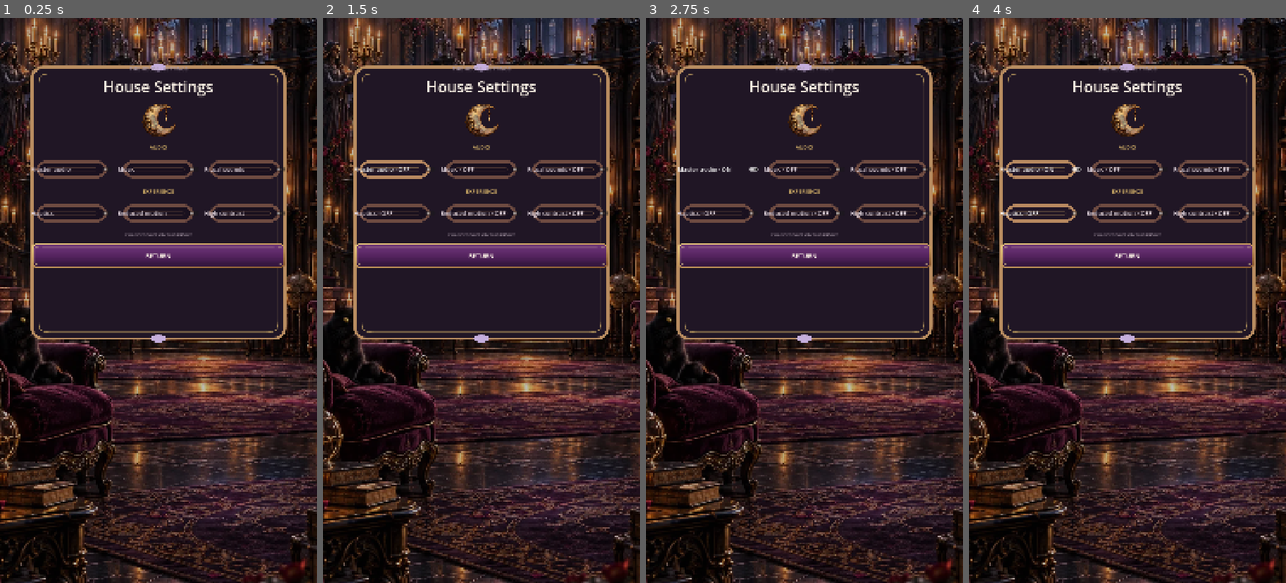
Above: before the commit, frames 1-4 (left to right).
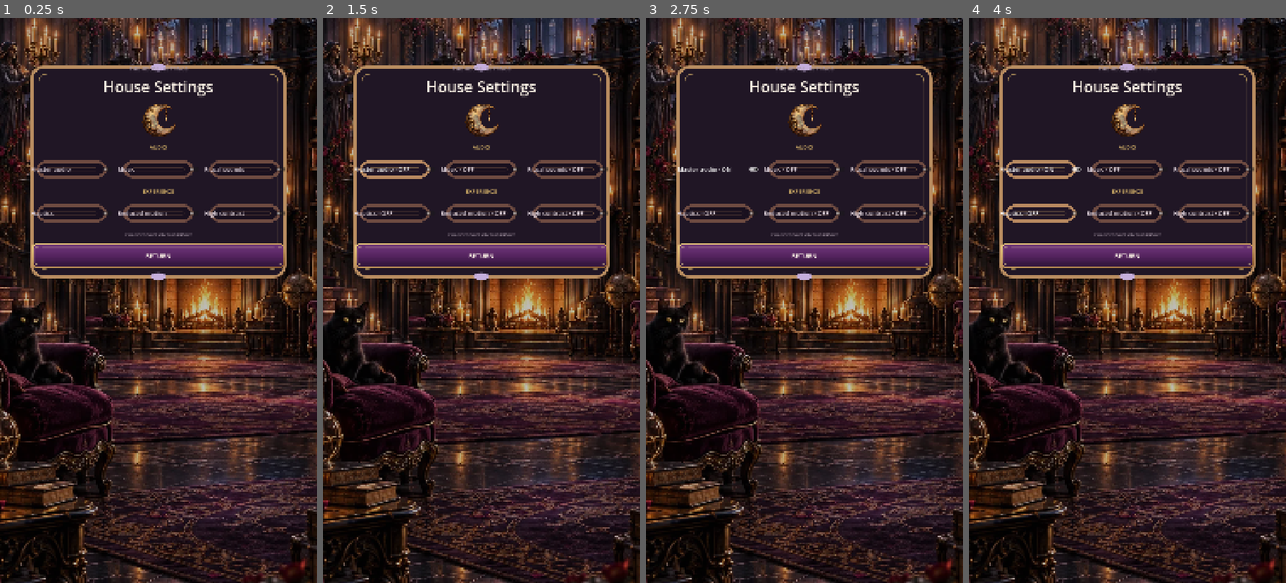
Above: after the commit, the same moments.

Repository: Jay-prodesign/akilta-match3
Game: Godot game, scene res://src/ui/settings/settings_panel.tscn
Two runs of this game, one before a commit and one after it. Both use one fixed random seed, a clock stepped at 60 frames per second and the inputs below. This scene is started directly instead of the project's main scene.
Inputs:
- Up to frame 1 (0.25 s): no input
- Up to frame 2 (1.5 s): click "Master audio" at 0.5 s; click "Master audio · ON" at 1.25 s
- Up to frame 3 (2.75 s): click "Master audio · OFF" at 2 s
- Up to frame 4 (4 s): click "Haptics · OFF" at 2.75 s; click "Haptics · ON" at 3.5 s

The runs differ from the first frame. In frame 1, 7.8% of the frame differs, in the area x 9-91%, y 10-58%; in frame 2, 7.8%; in frame 3, 7.8%; in frame 4, 7.8%.

Commit message:
Tighten Settings ritual control surface

Diff:
--- a/src/ui/settings/settings_panel.gd
+++ b/src/ui/settings/settings_panel.gd
@@ -164,7 +164,7 @@
 	var card := $Card as PanelContainer
 	var audio_row := $Card/Content/AudioRow as HBoxContainer
 	var experience_row := $Card/Content/ExperienceRow as HBoxContainer
-	var compact_surface := card.anchor_left >= 0.075 and card.anchor_right <= 0.925 and (card.anchor_bottom - card.anchor_top) <= 0.52
+	var compact_surface := card.anchor_left >= 0.075 and card.anchor_right <= 0.925 and (card.anchor_bottom - card.anchor_top) <= 0.41
 	var grid_layout := audio_row.get_child_count() == 3 and experience_row.get_child_count() == 3 and [master_toggle, music_toggle, sfx_toggle, haptics_toggle, reduced_toggle, contrast_toggle].all(
 		func(control): return control.size_flags_horizontal == Control.SIZE_EXPAND_FILL
 	)
--- a/src/ui/settings/settings_panel.tscn
+++ b/src/ui/settings/settings_panel.tscn
@@ -228,7 +228,7 @@
 anchor_left = 0.08
 anchor_top = 0.075
 anchor_right = 0.92
-anchor_bottom = 0.58
+anchor_bottom = 0.47
 grow_horizontal = 2
 grow_vertical = 2
 theme_override_styles/panel = SubResource("Card")
--- a/tests/visual/capture_three_level_progression.gd
+++ b/tests/visual/capture_three_level_progression.gd
@@ -325,7 +325,7 @@
 	var settings_sigil := settings_panel.get_node_or_null("Card/Content/HouseSigil") as Control
 	if settings_card == null or settings_sigil == null:
 		return _fail(app, "Settings visual parity geometry missing")
-	if settings_card.size.x / settings_viewport.x > 0.86 or settings_card.size.y / settings_viewport.y > 0.53:
+	if settings_card.size.x / settings_viewport.x > 0.86 or settings_card.size.y / settings_viewport.y > 0.42:
 		return _fail(app, "Settings card expanded back into a full-screen form")
 	if settings_sigil.custom_minimum_size.y < 120.0:
 		return _fail(app, "Settings House sigil visual anchor collapsed")
